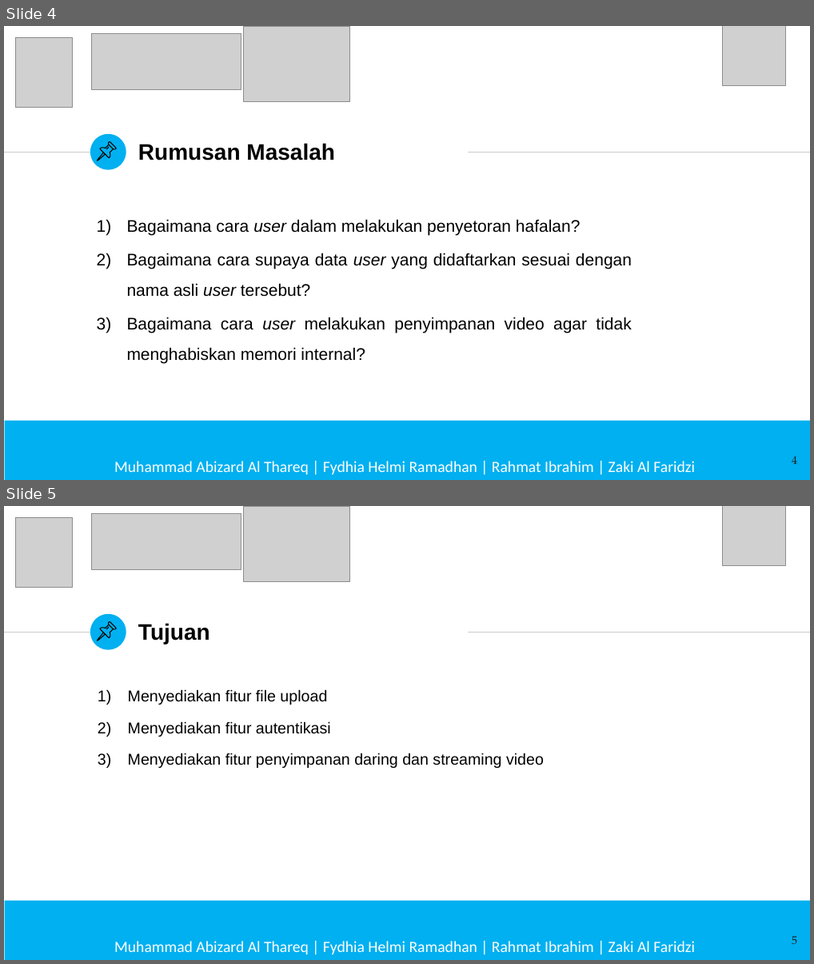
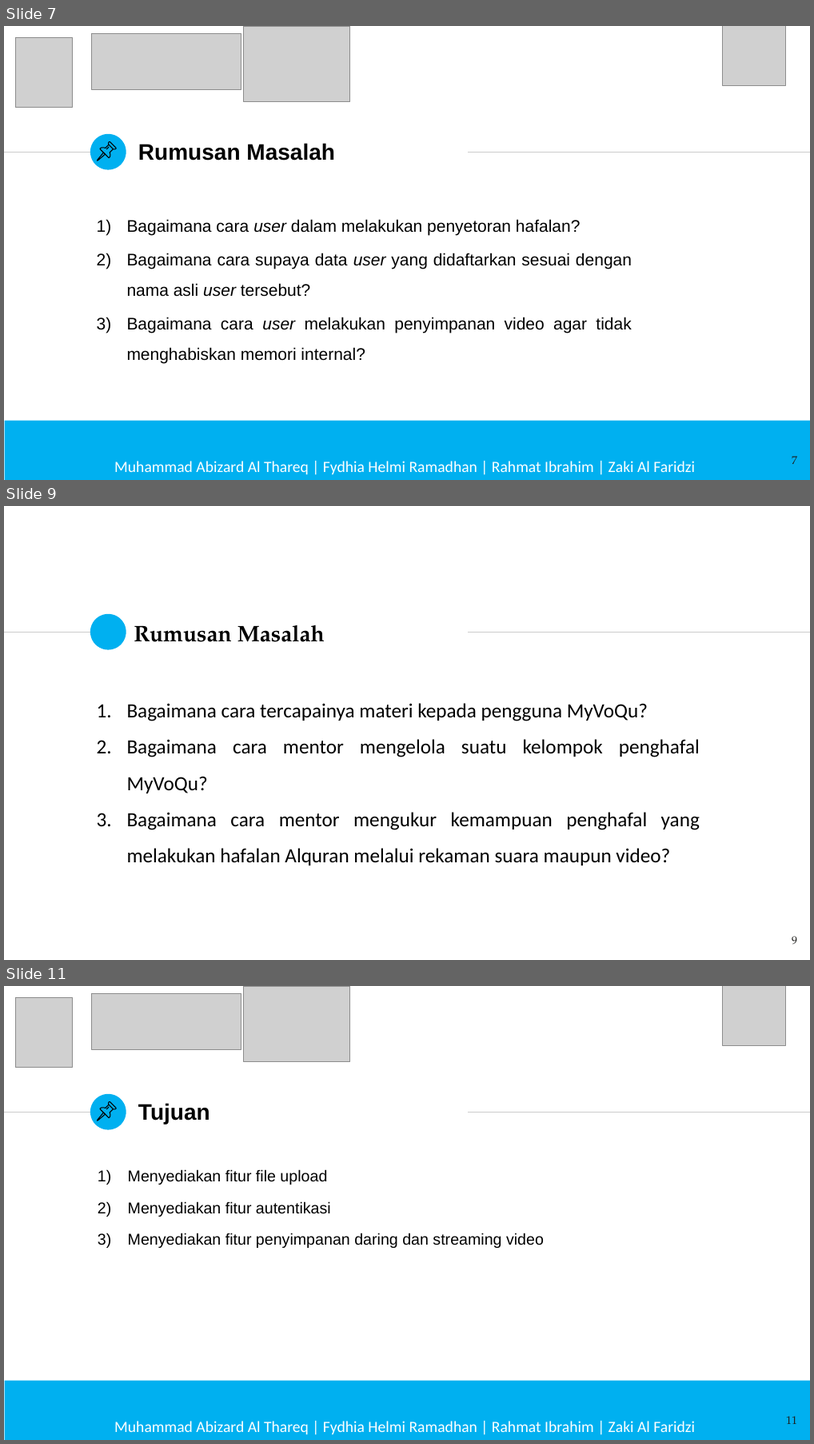
Before and after one commit to aabizardd/PA-Abizard-MYVOQU, a slide deck: PPT Prasidang/PPT Prasidang MyVoQu.pptx. Shown one above the other, each under a label of ours: slides 4 and 5 before the commit, slides 7, 9 and 11 after it; the slides between them are not shown. The pictures are 814x964 and 814x1444 pixels, drawn with LibreOffice and Linux fonts; fonts in the diff are those of the drawing; grey boxes stand for pictures; background and template pictures are left out. Boxes give left, top, right and bottom in pixels: in the first picture for what was removed or moved away, otherwise in the second. Text is boxed around its words. In the diff, an @@ line names an element or a change of style, - is before the commit and + after.

```diff
--- a/PPT Prasidang/PPT Prasidang MyVoQu.pptx
+++ b/PPT Prasidang/PPT Prasidang MyVoQu.pptx
@@ slide 9 added at (x1=4, y1=506, x2=810, y2=960), background #FFFFFF; not listed: 3 template elements that a slide beside it also shows @@
@@ title added at (x1=134, y1=625, x2=325, y2=642), 20 pt, text #000000, bold @@
+Rumusan Masalah
@@ text added at (x1=127, y1=703, x2=700, y2=865), 18 pt, text #000000 @@
+1. Bagaimana cara tercapainya materi kepada pengguna MyVoQu?
+2. Bagaimana cara mentor mengelola suatu kelompok penghafal MyVoQu?
+3. Bagaimana cara mentor mengukur kemampuan penghafal yang melakukan hafalan Alquran melalui rekaman suara maupun video?
@@ page number added at (x1=792, y1=936, x2=798, y2=944), 10 pt, text #1D1D1B @@
+9
@@ what was slide 4 is now slide 7 @@
@@ page number at (x1=792, y1=456, x2=798, y2=464): text changed @@
-4
+7
@@ what was slide 5 is now slide 11 @@
@@ page number at (x1=786, y1=1416, x2=798, y2=1424): text changed @@
-5
+11
```
Also in this commit, not shown: 4 slides changed, 11 other slides added, 1 other file.
